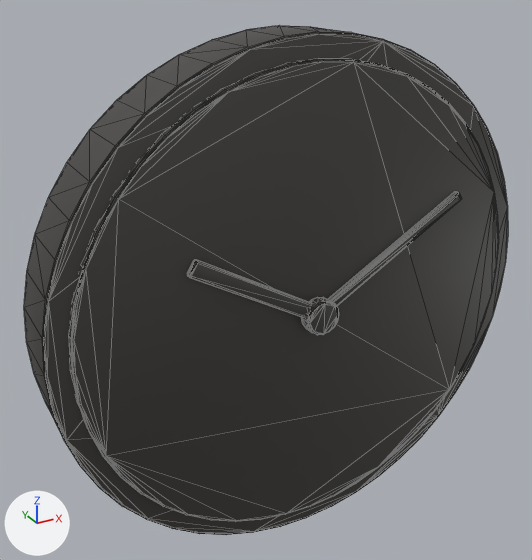
One commit to the glTF model app/src/main/assets/models/clock.glb: the scene before it, then after it.
Rendered twice from a 50 mm camera at (-0.197, -0.326, 0.177) aimed at (-0.014, 0.007, 0.011). Lighting does not change. The marker at lower left points along +X, +Y and +Z. The picture after the commit comes second. Mesh edges are drawn as thin lines. Vertices at exactly the same position are counted once.

In view in the first picture: 'clock'.
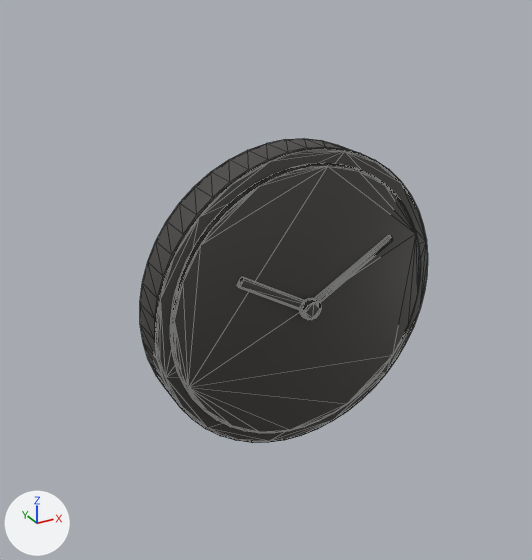
Boxes (x1, y1, x2, y2) around the edits, measured in the pictures (532 x 560 px; the box of a moved part takes in the faces that stretch with it):
```json
{"object": "clock", "change": "reshaped", "before": [24, 25, 508, 535], "after": [140, 139, 428, 443], "on screen": "40% narrower, 40% shorter"}
{"part": 1, "of": "me_clock", "change": "moved or reshaped", "before": [187, 260, 311, 318], "after": [237, 277, 305, 310]}
{"part": 2, "of": "me_clock", "change": "moved or reshaped", "before": [24, 25, 508, 535], "after": [140, 139, 428, 443]}
{"part": 3, "of": "me_clock", "change": "moved or reshaped", "before": [69, 58, 499, 522], "after": [170, 163, 421, 433]}
{"part": 4, "of": "me_clock", "change": "moved or reshaped", "before": [328, 191, 462, 306], "after": [314, 235, 393, 303]}
{"part": 5, "of": "me_clock", "change": "moved or reshaped", "before": [302, 297, 339, 335], "after": [300, 298, 321, 320]}
```

Edits to the scene script, one JSON object a line:
```json
{"block": "me_clock", "where": "# used by ob_clock; location = (0.0, 0.0, 0.0)"}
{"op": "remove", "block": "me_clock", "code": "me_clock.from_pydata(...)  # 784 vertices, 1548 faces; spans x -0.145..0.145, y -0.032..0.02, z -0.145..0.145"}
{"op": "add", "block": "me_clock", "code": "me_clock.from_pydata(...)  # 784 vertices, 1548 faces; spans x -0.088..0.088, y -0.021..0.012, z -0.088..0.088"}
{"block": "me_clock", "change": "me_clock part 1: the loose piece of 56 vertices spanning x -0.075..0.009, y -0.028..-0.024, z -0.007..0.045 is scaled about its middle by (0.581, 0.662, 0.581), then moved by (0.014, 0.01, -0.008)"}
{"block": "me_clock", "change": "me_clock part 2: the loose piece of 288 vertices spanning x -0.145..0.145, y -0.02..0.02, z -0.145..0.145 is scaled about its middle by (0.605, 0.59, 0.605)"}
{"block": "me_clock", "change": "me_clock part 3: the loose piece of 288 vertices spanning x -0.133..0.133, y -0.024..-0.018, z -0.133..0.133 is scaled about the mesh origin by (0.6, 0.613, 0.6)"}
{"block": "me_clock", "change": "me_clock part 4: the loose piece of 56 vertices spanning x -0.008..0.094, y -0.028..-0.024, z -0.006..0.056 is scaled about its middle by (0.586, 0.662, 0.586), then moved by (-0.018, 0.01, -0.01)"}
{"block": "me_clock", "change": "me_clock part 5: the loose piece of 96 vertices spanning x -0.01..0.01, y -0.032..-0.024, z -0.01..0.01 is scaled about its middle by 0.579, then moved by (0.0, 0.01, 0.0)"}
```
